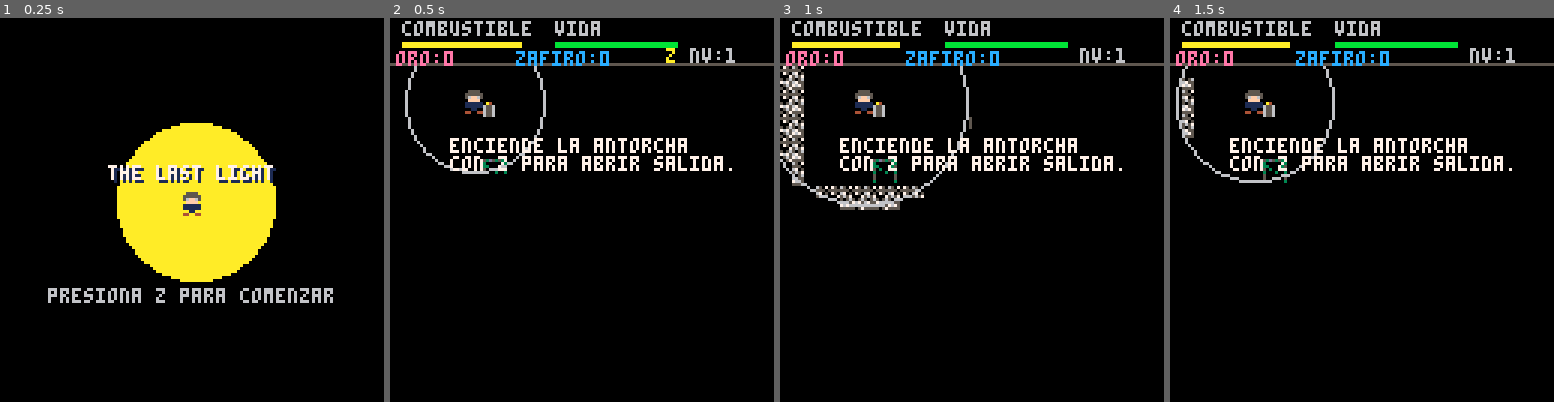
Above: before the commit, frames 1-4 (left to right).
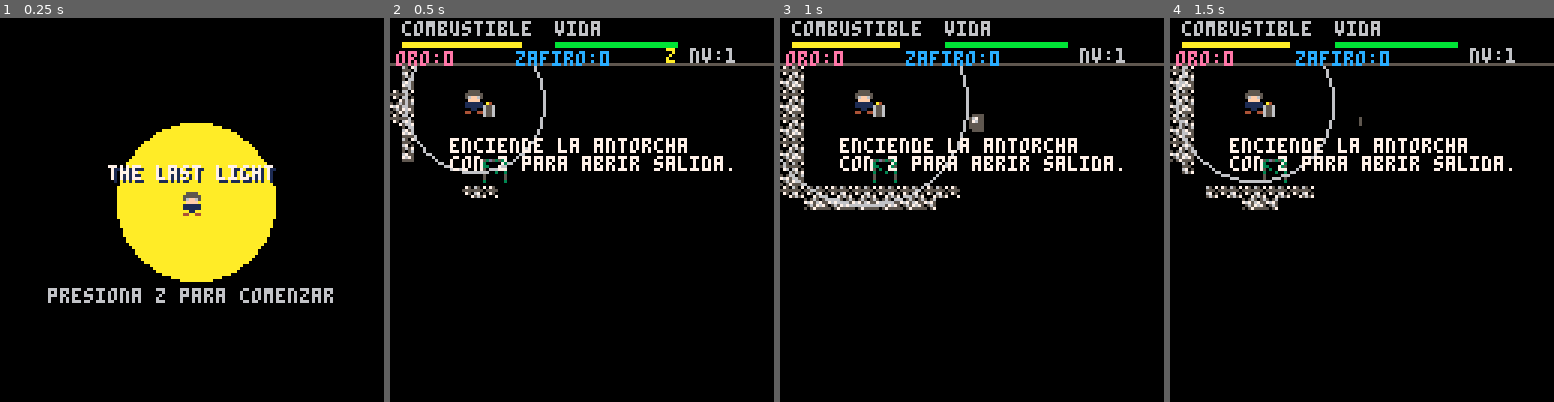
Above: after the commit, the same moments.

Repository: goncho09/the-last-light
Game: PICO-8 cartridge the-last-light.p8
The game is run twice, just before and just after one commit, with the same random seed, the same clock (stepped at 60 frames per second) and the same inputs.
Inputs:
- Up to frame 1 (0.25 s): no input
- Up to frame 2 (0.5 s): tap X (X key) at 0.33 s
- Up to frame 3 (1 s): tap O (Z key) at 0.7 s
- Up to frame 4 (1.5 s): tap X (X key) at 1.07 s

Frame 1 is identical in both runs. In frame 2, 1.0% of the frame differs, in the area x 0-31%, y 12-47%; in frame 3, 1.1%; in frame 4, 1.6%, in the area x 0-50%, y 12-50%.

Commit message:
mejora dittering

Diff:
--- a/the-last-light.p8
+++ b/the-last-light.p8
@@ -2,6 +2,21 @@
 version 43
 __lua__
 -- the last light
+
+-- constantes
+    SPR_JUGADOR    = 1
+SPR_BRAZO      = 2
+SPR_ESCORPION  = 4
+SPR_SERPIENTE  = 5
+SPR_ANTORCHA_E = 6
+SPR_ORO        = 8
+SPR_ZAFIRO     = 9
+SPR_CARBON     = 10
+SPR_SALIDA_A   = 15
+SPR_ANTORCHA   = 16
+SPR_SALIDA     = 17
+SPR_CONFUSION  = 18
+SPR_VENENO     = 19
 
 function _init()
   escena_actual = 0
@@ -10,31 +25,29 @@
   nivel_actual = 1
   timer_tutorial = 300
 
-  antorcha = {x=60, y=60, spr=16, encendida=false}
-  item_salida = {x=90, y=40, spr=17, activo=false}
+  antorcha   = {x=60, y=60, spr=SPR_ANTORCHA, encendida=false}
+  item_salida = {x=90, y=40, spr=SPR_SALIDA,  activo=false}
 
   px = 24
   py = 24
   velocidad_base = 1.1
-  velocidad = 1.1
-  mirando_izq = false
-  vida = 100
-
-  -- control de danio continuo (i-frames)
+  velocidad      = 1.1
+  mirando_izq    = false
+  vida           = 100
+
   timer_inmunidad = 0
 
-  radio_base = 23
-  radio_luz  = 23
+  radio_base  = 23
+  radio_luz   = 23
   chispa_efecto = 0
   timer_chispa  = 0
 
-  -- estado de envenenamiento
-  envenenado = false
+  envenenado           = false
   timer_envenenamiento = 0
-  burbujas_veneno = {}
+  burbujas_veneno      = {}
 
   minerales = {}
-  enemigos = {}
+  enemigos  = {}
 end
 
 function generar_cueva_aleatoria()
@@ -48,20 +61,17 @@
     end
   end
 
-  -- 2. el excavador inicia en la zona del jugador
   local wx = 3
   local wy = 3
 
-  -- despejar un れくrea inicial amplia y segura de 4x4 tiles alrededor del spawn
   for x=1,4 do
     for y=1,4 do
       mset(x,y,0)
     end
   end
 
-  -- tallar pasillos usando una brocha de 2x2 (cuevas mas anchas y fluidas)
   local suelo_objetivo = 280
-  local suelo_tallado = 16
+  local suelo_tallado  = 16
 
   while suelo_tallado < suelo_objetivo do
     local dir = flr(rnd(4))
@@ -71,7 +81,6 @@
     elseif dir == 3 and wy < 29 then wy += 1
     end
 
-    -- limpiamos en bloque de 2x2 para evitar pasillos de un solo tile de ancho
     for dx=0,1 do
       for dy=0,1 do
         local tile = mget(wx+dx, wy+dy)
@@ -84,20 +93,28 @@
   end
 end
 
+function posicion_valida_objeto(x, y, dist_min_entre_si, dist_min_spawn)
+  local dx1 = x - item_salida.x
+  local dy1 = y - item_salida.y
+  local dx2 = x - px
+  local dy2 = y - py
+  return posicion_libre(x, y)
+     and dx1*dx1+dy1*dy1 > dist_min_entre_si^2
+     and dx2*dx2+dy2*dy2 > dist_min_spawn^2
+end
+
 function cargar_nivel(n)
-  nivel_actual = n
+  nivel_actual   = n
   timer_tutorial = (n == 1) and 300 or 0
 
   if n == 1 then
-    -- restaura el mapa guardado en el cartucho para el tutorial
     reload(0x2000, 0x2000, 0x1000)
-    combustible  = 100
-    texto_tutorial  = "enciende la antorcha\ncon z para abrir salida."
+    combustible   = 100
+    texto_tutorial = "enciende la antorcha\ncon z para abrir salida."
   else
-    -- generar cueva procedimental mejorada para niveles superiores
     generar_cueva_aleatoria()
-    combustible  = mid(40, 95 - (n * 3), 100)
-    texto_tutorial  = ""
+    combustible   = mid(40, 95 - (n * 3), 100)
+    texto_tutorial = ""
   end
 
   px = 24
@@ -105,93 +122,57 @@
   timer_inmunidad = 0
 
   antorcha.encendida = false
-  antorcha.spr = 16
-
-  local dist_minima = 65
+  antorcha.spr       = SPR_ANTORCHA
+
+  local dist_minima       = 65
   local dist_minima_spawn = (n == 1) and 60 or 110
-  local intentos = 0
+  local intentos          = 0
 
   repeat
     if n == 1 then
-      antorcha.x = 60 + rnd(50)
-      antorcha.y = 24 + rnd(70)
+      antorcha.x    = 60 + rnd(50)
+      antorcha.y    = 24 + rnd(70)
       item_salida.x = 16 + rnd(35)
       item_salida.y = 24 + rnd(70)
     else
-      antorcha.x = 16 + rnd(200)
-      antorcha.y = 16 + rnd(200)
+      antorcha.x    = 16 + rnd(200)
+      antorcha.y    = 16 + rnd(200)
       item_salida.x = 16 + rnd(200)
       item_salida.y = 16 + rnd(200)
     end
-
-    local dx = antorcha.x - item_salida.x
-    local dy = antorcha.y - item_salida.y
-    local dist_ok = (dx*dx + dy*dy > dist_minima*dist_minima)
-
-    local pdx = antorcha.x - px
-    local pdy = antorcha.y - py
-    local dist_p_ok = (pdx*pdx + pdy*pdy > dist_minima_spawn*dist_minima_spawn)
-
-    local ant_libre = posicion_libre(antorcha.x, antorcha.y)
-    local sal_libre = posicion_libre(item_salida.x, item_salida.y)
-
     intentos += 1
-  until (dist_ok and dist_p_ok and ant_libre and sal_libre) or intentos > 500
+  until (posicion_valida_objeto(antorcha.x, antorcha.y, dist_minima, dist_minima_spawn)
+     and posicion_libre(item_salida.x, item_salida.y)) or intentos > 500
 
   item_salida.activo = false
-  item_salida.spr = 17
+  item_salida.spr    = SPR_SALIDA
 
   iniciar_minerales_nivel()
   iniciar_enemigos_nivel(n)
+end
+
+function spawn_enemigo(tipo, spr, v_base, radio_vision, danio)
+  local ex, ey, intentos = 0, 0, 0
+  repeat
+    ex = 16 + rnd(200)
+    ey = 16 + rnd(200)
+    local dx = ex - px
+    local dy = ey - py
+    intentos += 1
+  until (posicion_libre(ex, ey) and dx*dx+dy*dy > 70*70) or intentos > 200
+  return {tipo=tipo, spr=spr, x=ex, y=ey, vx=0, vy=0,
+          v_base=v_base, radio_vision=radio_vision, danio=danio,
+          confundido=false, timer_confusion=0}
 end
 
 function iniciar_enemigos_nivel(n)
   enemigos = {}
   if n > 1 then
-    local num_serpientes = 2
-    local num_escorpiones = 1
-
-    if n >= 6 then
-      num_serpientes = 2
-      num_escorpiones = 2
-    end
-
-    -- spawn de serpientes con zona segura
-    for i=1, num_serpientes do
-      local ex, ey
-      local intentos = 0
-      repeat
-        ex = 16 + rnd(200)
-        ey = 16 + rnd(200)
-
-        -- calcular distancia al spawn del jugador (px, py)
-        local dx = ex - px
-        local dy = ey - py
-        local dist_segura = (dx*dx + dy*dy > 70*70) -- minimo 70 pixeles de distancia
-
-        intentos += 1
-      until (posicion_libre(ex, ey) and dist_segura) or intentos > 200
-
-      add(enemigos, {tipo="serpiente", spr=5, x=ex, y=ey, vx=0, vy=0, v_base=0.35, radio_vision=55, daれねo=5, confundido=false, timer_confusion=0})
-    end
-
-    -- spawn de escorpiones con zona segura
-    for i=1, num_escorpiones do
-      local ex, ey
-      local intentos = 0
-      repeat
-        ex = 16 + rnd(200)
-        ey = 16 + rnd(200)
-
-        local dx = ex - px
-        local dy = ey - py
-        local dist_segura = (dx*dx + dy*dy > 70*70) -- minimo 70 pixeles de distancia
-
-        intentos += 1
-      until (posicion_libre(ex, ey) and dist_segura) or intentos > 200
-
-      add(enemigos, {tipo="escorpion", spr=4, x=ex, y=ey, vx=0, vy=0, v_base=0.2, radio_vision=45, daれねo=10, confundido=false, timer_confusion=0})
-    end
+    local num_serpientes  = 2
+    local num_escorpiones = (n >= 6) and 2 or 1
+
+    for i=1, num_serpientes  do add(enemigos, spawn_enemigo("serpiente", SPR_SERPIENTE, 0.35, 55,  5)) end
+    for i=1, num_escorpiones do add(enemigos, spawn_enemigo("escorpion", SPR_ESCORPION, 0.2,  45, 10)) end
   end
 end
 
@@ -200,8 +181,8 @@
   local cantidad = mid(3, 2 + nivel_actual, 7)
   for i=1, cantidad do
     local m = {
-      tipo = "carbon",
-      spr = 10,
+      tipo  = "carbon",
+      spr   = SPR_CARBON,
       activo = true,
       x = 0,
       y = 0
@@ -234,13 +213,13 @@
   local suerte = rnd(1)
   if suerte > 0.9 then
     m.tipo = "zafiro"
-    m.spr = 9
+    m.spr  = SPR_ZAFIRO
   elseif suerte > 0.7 then
     m.tipo = "oro"
-    m.spr = 8
+    m.spr  = SPR_ORO
   else
     m.tipo = "carbon"
-    m.spr = 10
+    m.spr  = SPR_CARBON
   end
 end
 
@@ -258,13 +237,13 @@
 function aplicar_ataque_enemigo(e)
   if timer_inmunidad > 0 then return end
 
-  vida = mid(0, vida - e.daれねo, 100)
+  vida            = mid(0, vida - e.danio, 100)
   timer_inmunidad = 45
 
   if e.tipo == "escorpion" and not envenenado then
-    envenenado = true
+    envenenado           = true
     timer_envenenamiento = 180
-    velocidad = velocidad_base * 0.7
+    velocidad            = velocidad_base * 0.7
     for i=1, 4 do
       crear_burbuja_veneno()
     end
@@ -273,11 +252,11 @@
 
 function crear_burbuja_veneno()
   local b = {
-    x = px + 2 + rnd(4),
-    y = py + 2 + rnd(4),
-    vx = rnd(0.4) - 0.2,
-    vy = rnd(0.4) - 0.2,
-    spr = 19,
+    x         = px + 2 + rnd(4),
+    y         = py + 2 + rnd(4),
+    vx        = rnd(0.4) - 0.2,
+    vy        = rnd(0.4) - 0.2,
+    spr       = SPR_VENENO,
     vida_util = 20 + rnd(20)
   }
   add(burbujas_veneno, b)
@@ -304,10 +283,10 @@
         e.confundido = false
       end
     else
-      local dx = e.x - px
-      local dy = e.y - py
+      local dx      = e.x - px
+      local dy      = e.y - py
       local dist_sq = dx*dx + dy*dy
-      local vis_sq = e.radio_vision * e.radio_vision
+      local vis_sq  = e.radio_vision * e.radio_vision
 
       if dist_sq < vis_sq then
         local dist = sqrt(dist_sq)
@@ -323,17 +302,14 @@
 
     local nx, ny = e.x + e.vx, e.y + e.vy
     if e.vx ~= 0 then
-      if posicion_libre(nx, e.y) then
-        e.x = nx
-      end
+      if posicion_libre(nx, e.y) then e.x = nx end
     end
     if e.vy ~= 0 then
-      if posicion_libre(e.x, ny) then
-        e.y = ny
-      end
-    end
-
-    if timer_inmunidad <= 0 and not e.confundido and abs(px - e.x) < 6 and abs(py - e.y) < 6 then
+      if posicion_libre(e.x, ny) then e.y = ny end
+    end
+
+    if timer_inmunidad <= 0 and not e.confundido
+       and abs(px - e.x) < 6 and abs(py - e.y) < 6 then
       aplicar_ataque_enemigo(e)
     end
   end
@@ -365,8 +341,8 @@
     end
     actualizar_burbujas_veneno()
     if timer_envenenamiento <= 0 then
-      envenenado = false
-      velocidad = velocidad_base
+      envenenado      = false
+      velocidad       = velocidad_base
       burbujas_veneno = {}
     end
   end
@@ -379,15 +355,11 @@
 
   if dx ~= 0 then
     local nx = px + dx
-    if posicion_libre(nx, py) then
-      px = nx
-    end
+    if posicion_libre(nx, py) then px = nx end
   end
   if dy ~= 0 then
     local ny = py + dy
-    if posicion_libre(px, ny) then
-      py = ny
-    end
+    if posicion_libre(px, ny) then py = ny end
   end
 
   if timer_chispa > 0 then timer_chispa -= 1 end
@@ -403,7 +375,7 @@
       local edx = e.x - px
       local edy = e.y - py
       if edx*edx + edy*edy < radio_cegado*radio_cegado then
-        e.confundido = true
+        e.confundido      = true
         e.timer_confusion = 180
       end
     end
@@ -413,19 +385,19 @@
       local ady = abs((py+4) - (antorcha.y+4))
       if adx < 12 and ady < 12 then
         antorcha.encendida = true
-        antorcha.spr = 6
+        antorcha.spr       = SPR_ANTORCHA_E
         item_salida.activo = true
-        item_salida.spr = 15
+        item_salida.spr    = SPR_SALIDA_A
       end
     end
   end
 
   if combustible > 0 then
     combustible -= 0.04
-    radio_luz = radio_base + chispa_efecto
+    radio_luz    = radio_base + chispa_efecto
   else
     combustible = 0
-    radio_luz = mid(0, radio_luz - 0.4, 100)
+    radio_luz   = mid(0, radio_luz - 0.4, 100)
     if radio_luz <= 0 then vida -= 0.5 end
   end
 
@@ -465,129 +436,67 @@
     return
   end
 
-  local radio_penumbra = radio_luz + 14
+  local radio_final = radio_luz
+  local d1 = radio_final + 6
+  local d2 = radio_final + 14
+  local d3 = radio_final + 24
 
   for x = 0, 128, 4 do
     for y = 16, 128, 4 do
-      local dx = abs(scx - x)
-      local dy = abs(scy - y)
-      local dist_cuadrado = dx * dx + dy * dy
-
-      if dist_cuadrado >= radio_penumbra * radio_penumbra then
-        rectfill(x, y, x + 3, y + 3, 0)
-      elseif dist_cuadrado > radio_luz * radio_luz then
+      local dx            = abs(scx - x)
+      local dy            = abs(scy - y)
+      local dist_cuadrado = dx*dx + dy*dy
+
+      if dist_cuadrado >= d3*d3 then
+        rectfill(x, y, x+3, y+3, 0)
+      elseif dist_cuadrado >= d2*d2 then
         fillp(0x5a5a)
-        rectfill(x, y, x + 3, y + 3, 0)
-      end
+        rectfill(x, y, x+3, y+3, 0)
+      elseif dist_cuadrado >= d1*d1 then
+        fillp(0x8888)
+  rectfill(x, y, x+3, y+3, 0)
+end
     end
   end
   fillp()
 
-  circ(scx, scy, radio_luz, 6)
-end
-
-function _draw()
-  if escena_actual == 0 then
-    cls(0)
-    local offset_x = cos(t()*0.5) * 4
-    local pulso_luz = 25 + sin(t()*2)*2
-    circfill(63 + offset_x, 61, pulso_luz, 10)
-
-    spr(1, 60, 58)
-
-    print("the last light", 37, 50, 1)
-    local col_titulo = 7
-    if rnd(1) > 0.9 then col_titulo = 6 end
-    print("the last light", 36, 49, col_titulo)
-
-    if flr(t()*2)%2==0 then
-      print("presiona z para comenzar", 16, 90, 6)
-    end
-    return
-  end
-
-  if vida <= 0 then
-    cls(0)
-    print("la oscuridad te ha consumido", 10, 60, 7)
-    print("pulsa x para reintentar", 20, 70, 6)
-    return
-  end
-
+  circ(scx, scy, radio_final, 6)
+end
+
+function dibujar_titulo()
   cls(0)
-
-  local cx    = px + 4
-  local cy    = py + 4
-  local cam_x = mid(0, cx - 64, 256 - 128)
-  local cam_y = mid(0, cy - 64, 256 - 128)
-
-  camera(cam_x, cam_y)
-  local scx = cx - cam_x
-  local scy = cy - cam_y
-
-  map(0, 0, 0, 0, 32, 32)
-
-  for m in all(minerales) do
-    if m.activo then spr(m.spr, m.x, m.y) end
-  end
-
-  for e in all(enemigos) do
-    spr(e.spr, e.x, e.y)
-    if e.confundido then
-      spr(18, e.x, e.y - 6)
-    end
-  end
-
-  spr(antorcha.spr, antorcha.x, antorcha.y)
-  spr(item_salida.spr, item_salida.x, item_salida.y)
-
-  local mostrar_jugador = true
-  if timer_inmunidad > 0 and flr(t()*15) % 2 == 0 then
-    mostrar_jugador = false
-  end
-
-  if mostrar_jugador then
-    palt(0, true)
-    spr(1, px, py, 1, 1, mirando_izq)
-
-    local ex = px
-    local ey = py + 2
-    if mirando_izq then
-      spr(2, px - 5, ey, 1, 1, true)
-    else
-      spr(2, px + 5, ey, 1, 1, false)
-    end
-    palt()
-  end
-
-  if envenenado then
-    palt(0, true)
-    for b in all(burbujas_veneno) do
-      spr(b.spr, b.x, b.y)
-    end
-    palt()
-  end
-
-  camera()
-
-  dibujar_luz_personaje(scx, scy)
-
-  if not antorcha.encendida then
-    local adx = abs((px+4) - (antorcha.x+4))
-    local ady = abs((py+4) - (antorcha.y+4))
-    if adx < 14 and ady < 14 then
-      print("z: encender antorcha", 24, 100, 10)
-    end
-  end
-
+  local offset_x  = cos(t()*0.5) * 4
+  local pulso_luz = 25 + sin(t()*2)*2
+  circfill(63 + offset_x, 61, pulso_luz, 10)
+
+  spr(SPR_JUGADOR, 60, 58)
+
+  print("the last light", 37, 50, 1)
+  local col_titulo = 7
+  if rnd(1) > 0.9 then col_titulo = 6 end
+  print("the last light", 36, 49, col_titulo)
+
+  if flr(t()*2)%2==0 then
+    print("presiona z para comenzar", 16, 90, 6)
+  end
+end
+
+function dibujar_game_over()
+  cls(0)
+  print("la oscuridad te ha consumido", 10, 60, 7)
+  print("pulsa x para reintentar", 20, 70, 6)
+end
+
+function dibujar_hud()
   rectfill(0, 0, 127, 15, 0)
   line(0, 15, 127, 15, 5)
   print("combustible", 4, 1, 6)
   rectfill(4, 8, 4 + (combustible/2.5), 9, 10)
   print("vida", 55, 1, 6)
   rectfill(55, 8, 55 + (vida/2.5), 9, 11)
-  print("oro:"    .. oro,          2, 11, 14)
-  print("zafiro:" .. zafiro,      42, 11, 12)
-  print("nv:"     .. nivel_actual,100, 10,  6)
+  print("oro:"    .. oro,          2,   11, 14)
+  print("zafiro:" .. zafiro,       42,  11, 12)
+  print("nv:"     .. nivel_actual, 100, 10,  6)
 
   if timer_chispa == 0 and combustible > 5 then
     print("z", 92, 10, 10)
@@ -597,6 +506,80 @@
     print(texto_tutorial, 20, 40, 7)
   end
 end
+
+function dibujar_juego()
+  cls(0)
+
+  local cx    = px + 4
+  local cy    = py + 4
+  local cam_x = mid(0, cx - 64, 256 - 128)
+  local cam_y = mid(0, cy - 64, 256 - 128)
+
+  camera(cam_x, cam_y)
+  local scx = cx - cam_x
+  local scy = cy - cam_y
+
+  map(0, 0, 0, 0, 32, 32)
+
+  for m in all(minerales) do
+    if m.activo then spr(m.spr, m.x, m.y) end
+  end
+
+  for e in all(enemigos) do
+    spr(e.spr, e.x, e.y)
+    if e.confundido then
+      spr(SPR_CONFUSION, e.x, e.y - 6)
+    end
+  end
+
+  spr(antorcha.spr,    antorcha.x,    antorcha.y)
+  spr(item_salida.spr, item_salida.x, item_salida.y)
+
+  local mostrar_jugador = true
+  if timer_inmunidad > 0 and flr(t()*15) % 2 == 0 then
+    mostrar_jugador = false
+  end
+
+  if mostrar_jugador then
+    palt(0, true)
+    spr(SPR_JUGADOR, px, py, 1, 1, mirando_izq)
+    if mirando_izq then
+      spr(SPR_BRAZO, px - 5, py + 2, 1, 1, true)
+    else
+      spr(SPR_BRAZO, px + 5, py + 2, 1, 1, false)
+    end
+    palt()
+  end
+
+  if envenenado then
+    palt(0, true)
+    for b in all(burbujas_veneno) do
+      spr(b.spr, b.x, b.y)
+    end
+    palt()
+  end
+
+  camera()
+
+  dibujar_luz_personaje(scx, scy)
+
+  if not antorcha.encendida then
+    local adx = abs((px+4) - (antorcha.x+4))
+    local ady = abs((py+4) - (antorcha.y+4))
+    if adx < 14 and ady < 14 then
+      print("z: encender antorcha", 24, 100, 10)
+    end
+  end
+
+  dibujar_hud()
+end
+
+function _draw()
+  if escena_actual == 0 then dibujar_titulo()   return end
+  if vida <= 0         then dibujar_game_over() return end
+  dibujar_juego()
+end
+
 __gfx__
 00000000005555000000000000600600000004400000000000000000000000000000000000000000000000000000000000076000000000050750650753d53535
 000000000555555000000000065555600000440000000730000440000005500000aaaa00000cc00000555500000000000007600000000055555555503aaaaa33
